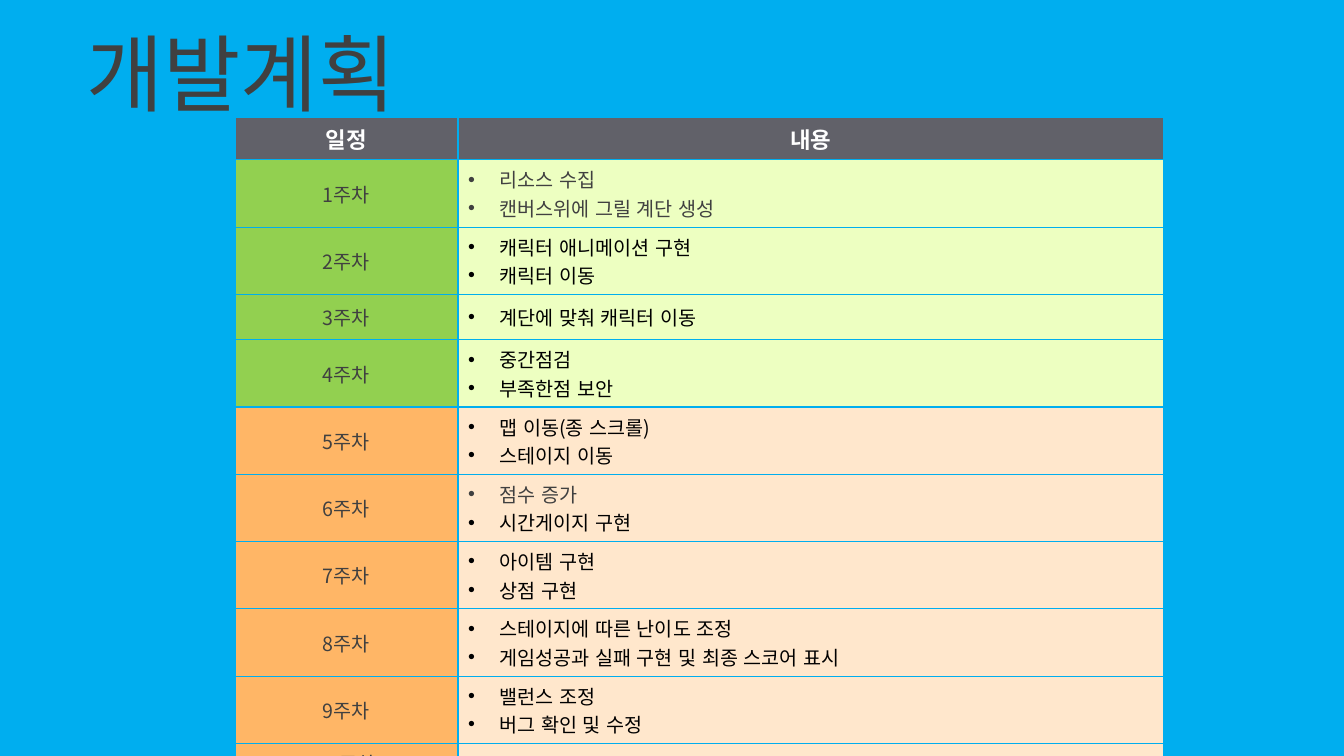
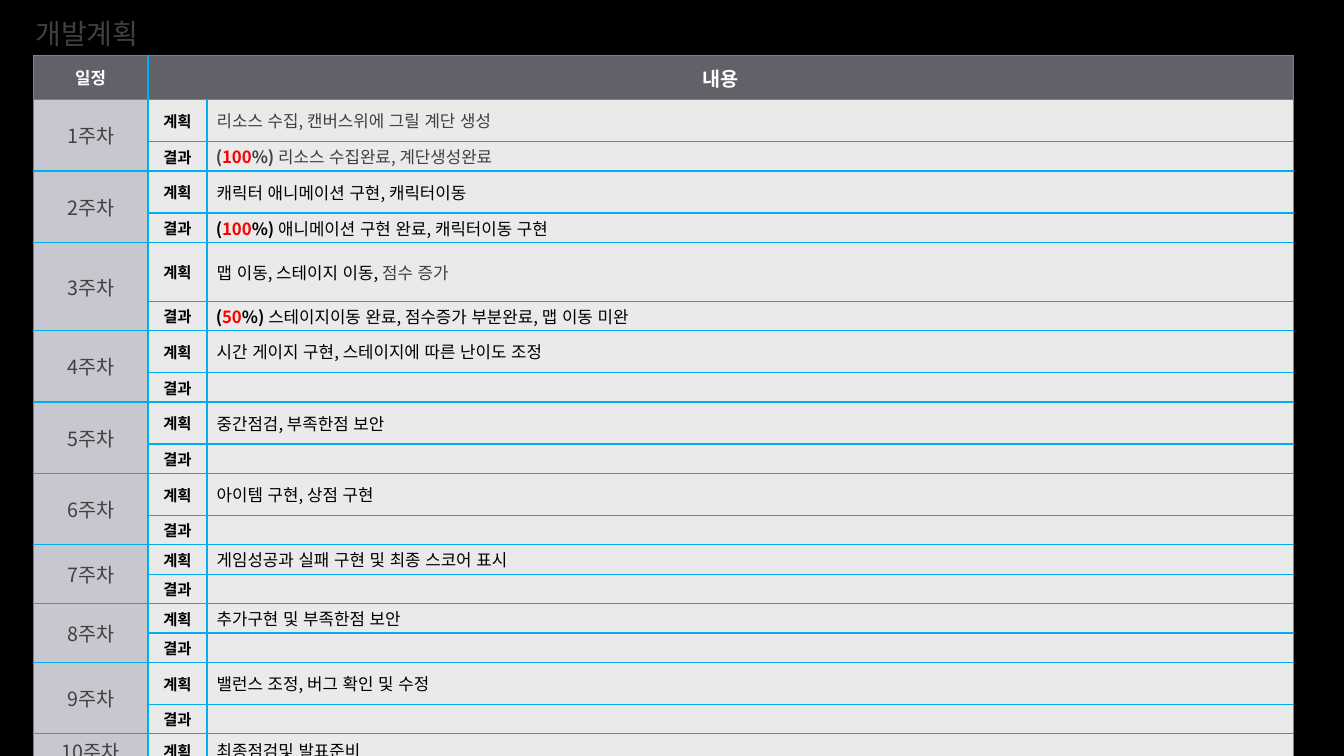
Before and after one commit to EomDongyeon/2DGP, a slide deck: slide 4 of 2차발표_2015180023엄동연.pptx (slide 8 before the commit). Drawn at 1344x756 pixels with LibreOffice and Linux fonts; fonts in the diff are those of the drawing; background and template pictures are left out. Boxes give left, top, right and bottom in pixels: in the first picture for what was removed or moved away, otherwise in the second. Text is boxed around its words. In the diff, an @@ line names an element or a change of style, - is before the commit and + after.

Commit message:
week_04
PPT발표자료및, 소스수정

```diff
--- a/2차발표_2015180023엄동연.pptx
+++ b/2차발표_2015180023엄동연.pptx
@@ background #00AEEF to picture (left out) @@
@@ text "개발계획": place and size @@
-text "개발계획" at (86,35,395,126)
+text "개발계획" at (35,21,138,46)
@@ text "개발계획" at (35,21,138,46): size 60 to 20 pt @@
@@ table at (33,55,1295,746) @@
-일정 | 내용
-1주차 | 리소스 수집 / 캔버스위에 그릴 계단 생성
-2주차 | 캐릭터 애니메이션 구현 / 캐릭터 이동
-3주차 | 계단에 맞춰 캐릭터 이동
-4주차 | 중간점검 / 부족한점 보안
-5주차 | 맵 이동(종 스크롤) / 스테이지 이동
-6주차 | 점수 증가 / 시간게이지 구현
-7주차 | 아이템 구현 / 상점 구현
-8주차 | 스테이지에 따른 난이도 조정 / 게임성공과 실패 구현 및 최종 스코어 표시
-9주차 | 밸런스 조정 / 버그 확인 및 수정
-10주차 | 최종점검및 발표준비
-11주차 | 
+일정 | 내용 | 
+1주차 | 계획 | 리소스 수집, 캔버스위에 그릴 계단 생성
+ | 결과 | (100%) 리소스 수집완료, 계단생성완료
+2주차 | 계획 | 캐릭터 애니메이션 구현, 캐릭터이동
+ | 결과 | (100%) 애니메이션 구현 완료, 캐릭터이동 구현
+3주차 | 계획 | 맵 이동, 스테이지 이동, 점수 증가
+ | 결과 | (50%) 스테이지이동 완료, 점수증가 부분완료, 맵 이동 미완
+4주차 | 계획 | 시간 게이지 구현, 스테이지에 따른 난이도 조정
+ | 결과 | 
+5주차 | 계획 | 중간점검, 부족한점 보안
+ | 결과 | 
+6주차 | 계획 | 아이템 구현, 상점 구현
+ | 결과 | 
+7주차 | 계획 | 게임성공과 실패 구현 및 최종 스코어 표시
+ | 결과 | 
+8주차 | 계획 | 추가구현 및 부족한점 보안
+ | 결과 | 
+9주차 | 계획 | 밸런스 조정, 버그 확인 및 수정
+ | 결과 | 
+10주차 | 계획 | 최종점검및 발표준비
+11주차 | 결과 | 
@@ table: place and size @@
-table at (235,118,1164,738)
+table at (33,55,1295,746)
```
Also in this commit, not shown: 4 other slides changed, 1 slide added, 4 slides removed, 1 other file.
